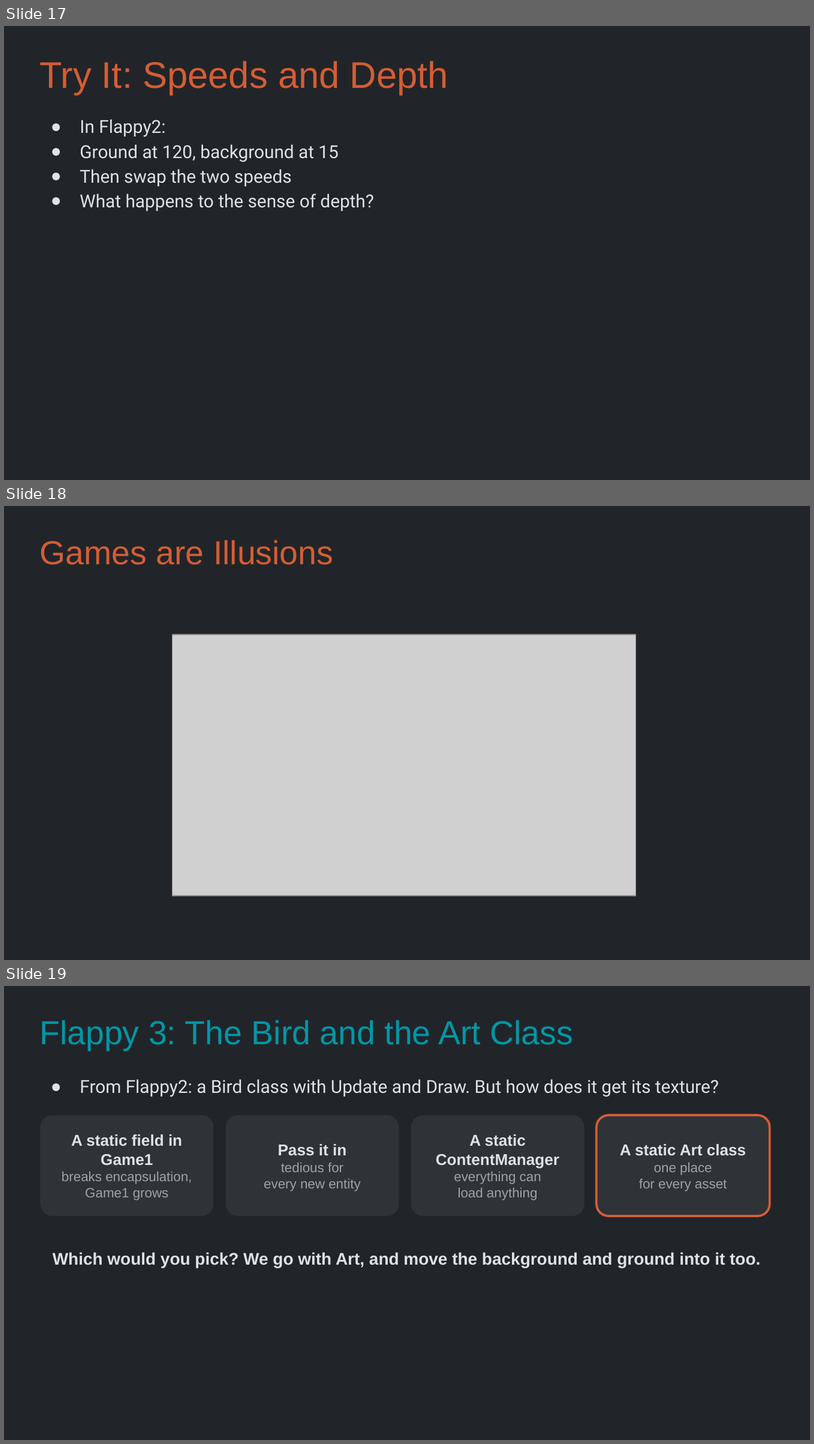
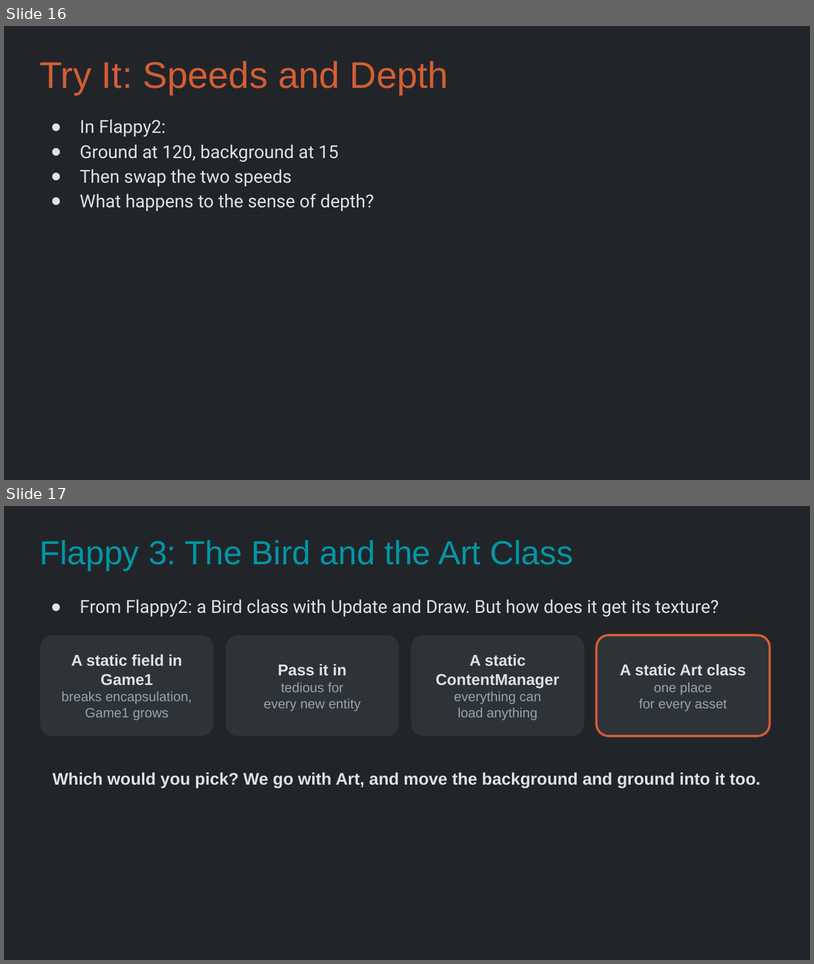
Before and after one commit to Metamate/gar, a slide deck: slides/02 Flappy Bird.pptx. Shown one above the other, each under a label of ours: slides 17, 18 and 19 before the commit, slides 16 and 17 after it. The pictures are 814x1444 and 814x964 pixels, drawn with LibreOffice and Linux fonts; fonts in the diff are those of the drawing; grey boxes stand for pictures. Boxes give left, top, right and bottom in pixels: in the first picture for what was removed or moved away, otherwise in the second. Text is boxed around its words. In the diff, an @@ line names an element or a change of style, - is before the commit and + after.

```diff
--- a/slides/02 Flappy Bird.pptx
+++ b/slides/02 Flappy Bird.pptx
@@ slide 18 removed at (4,506,810,960), background #212529 @@
@@ title removed at (39,540,333,565) @@
-Games are Illusions
@@ picture removed at (173,634,636,895) @@
@@ what was slide 17 is now slide 16 @@
@@ what was slide 19 is now slide 17 @@
```
Also in this commit, not shown: 5 slides changed, 2 slides added, 3 other slides removed, 35 other files.
